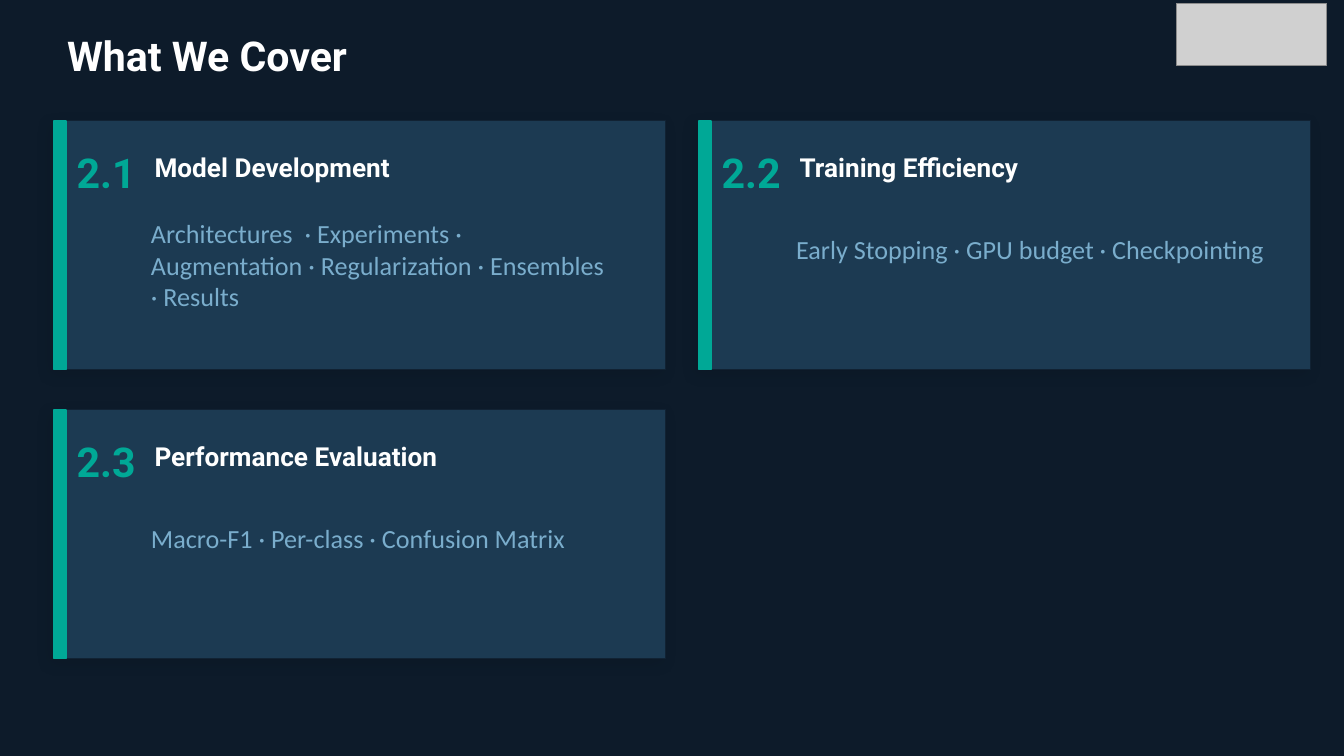
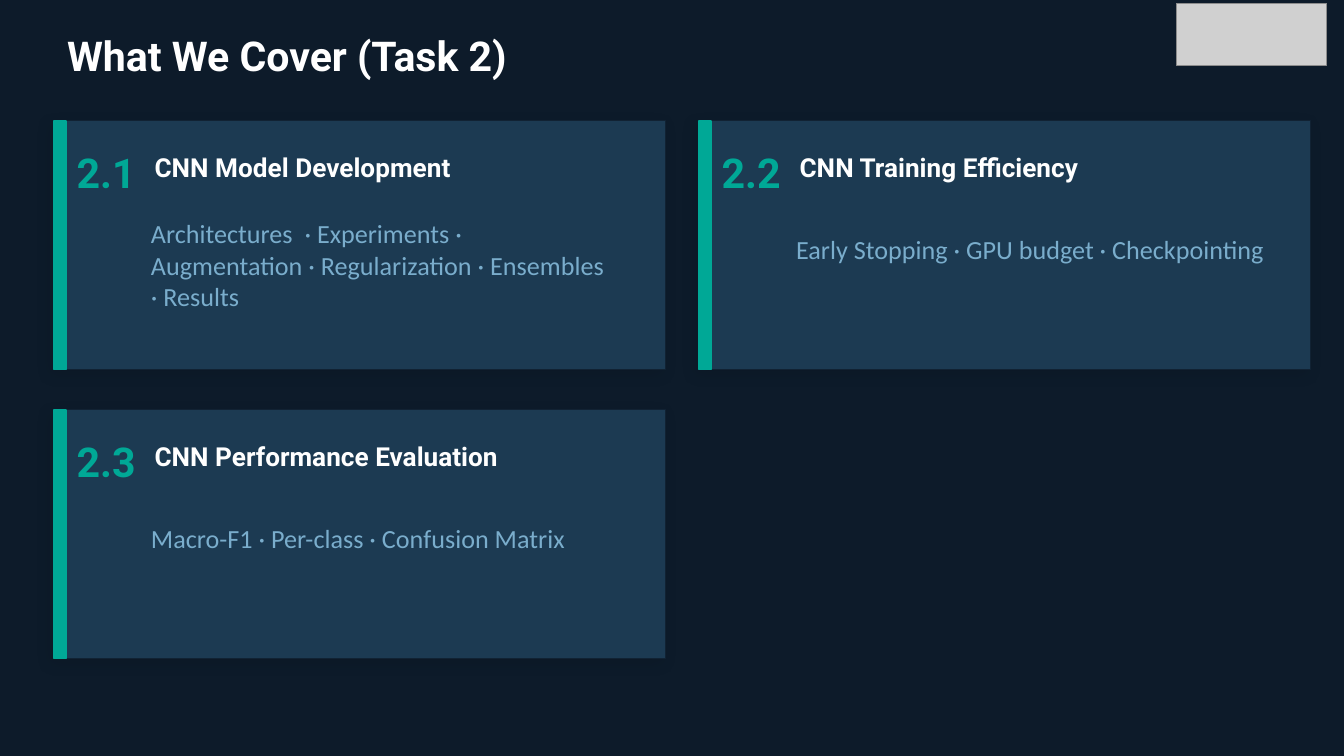
Before and after one commit to fmssilva/DL_Proj, a slide deck: slide 2 of assignment_1/task2/Task2_report.pptx. Drawn at 1344x756 pixels with LibreOffice and Linux fonts; fonts in the diff are those of the drawing; grey boxes stand for pictures. Boxes give left, top, right and bottom in pixels: in the first picture for what was removed or moved away, otherwise in the second. Text is boxed around its words. In the diff, an @@ line names an element or a change of style, - is before the commit and + after.

Commit message:
Update pps

```diff
--- a/assignment_1/task2/Task2_report.pptx
+++ b/assignment_1/task2/Task2_report.pptx
@@ text at bbox=[67, 39, 507, 80]: text changed @@
-What We Cover
+What We Cover (Task 2)
@@ text at bbox=[155, 157, 450, 183]: text changed @@
-Model Development
+CNN Model Development
@@ text at bbox=[800, 157, 1078, 183]: text changed @@
-Training Efficiency
+CNN Training Efficiency
@@ text at bbox=[155, 446, 497, 467]: text changed @@
-Performance Evaluation
+CNN Performance Evaluation
```
Also in this commit, not shown: 1 other file.
